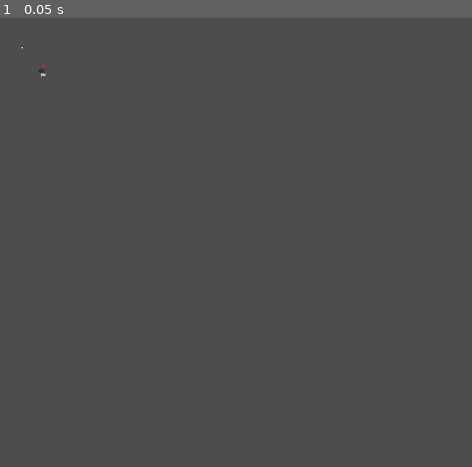
Above: before the commit, frame 1.
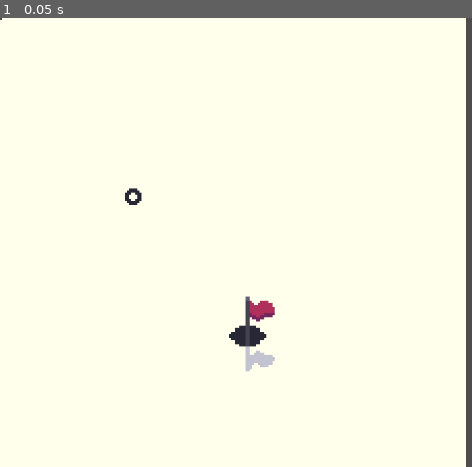
Above: after the commit, the same moment.

Repository: Pojemnik/golfech
Game: Godot game, scene res://main.tscn
Same seed, same stepped clock (60 frames per second), same inputs: the game is played once before the commit and once after it. Before the commit the project starts from res://GameScene.tscn.
Inputs:
- Up to frame 1 (0.05 s): no input

The runs differ from the first frame. In frame 1, 99% of the frame differs, in the area x 0-99%, y 0-100%.

Commit message:
Change default scene

Diff:
--- a/GameScene.tscn
+++ b/GameScene.tscn
@@ -1,5 +1,6 @@
-[gd_scene load_steps=8 format=3 uid="uid://drw3t28r5xep0"]
+[gd_scene load_steps=9 format=3 uid="uid://drw3t28r5xep0"]
 
+[ext_resource type="Texture2D" uid="uid://dfvcm1lcluy14" path="res://tex/playarea.png" id="1_i2arf"]
 [ext_resource type="PackedScene" uid="uid://le22gcboi3a3" path="res://ball.tscn" id="2_hvuor"]
 [ext_resource type="Texture2D" uid="uid://1jiuc0mmdlb2" path="res://tex/flag.png" id="3_1kil2"]
 [ext_resource type="PackedScene" path="res://bunker.tscn" id="3_haeiw"]
@@ -12,6 +13,10 @@
 [sub_resource type="RectangleShape2D" id="RectangleShape2D_i2arf"]
 
 [node name="Node2D" type="Node2D"]
+
+[node name="Playarea" type="Sprite2D" parent="."]
+texture = ExtResource("1_i2arf")
+centered = false
 
 [node name="Spawnpoint" type="Node2D" parent="."]
 position = Vector2(14, -13)
--- a/ball.tscn
+++ b/ball.tscn
@@ -10,12 +10,11 @@
 [sub_resource type="CircleShape2D" id="CircleShape2D_f24su"]
 radius = 2.0
 
-[node name="Ball" type="RigidBody2D" node_paths=PackedStringArray("spawnpoint")]
+[node name="Ball" type="RigidBody2D"]
 physics_material_override = SubResource("PhysicsMaterial_k77ap")
 gravity_scale = 0.0
 linear_damp = 1.0
 script = ExtResource("1_41u45")
-spawnpoint = NodePath("")
 
 [node name="CollisionShape2D" type="CollisionShape2D" parent="."]
 shape = SubResource("CircleShape2D_f24su")
@@ -23,6 +22,7 @@
 [node name="Line2D" type="Line2D" parent="."]
 points = PackedVector2Array(0, 0, 50, 0)
 width = 2.0
+default_color = Color(1, 0.2, 0.2627451, 1)
 
 [node name="Ball" type="Sprite2D" parent="."]
 texture_filter = 1
--- a/project.godot
+++ b/project.godot
@@ -11,7 +11,7 @@
 [application]
 
 config/name="golfech"
-run/main_scene="uid://drw3t28r5xep0"
+run/main_scene="uid://clc1dsbbmmr1h"
 config/features=PackedStringArray("4.5", "GL Compatibility")
 config/icon="res://icon.svg"
 
Binary file added: tex/playarea.png
Not shown, added: tex/playarea.png.import
